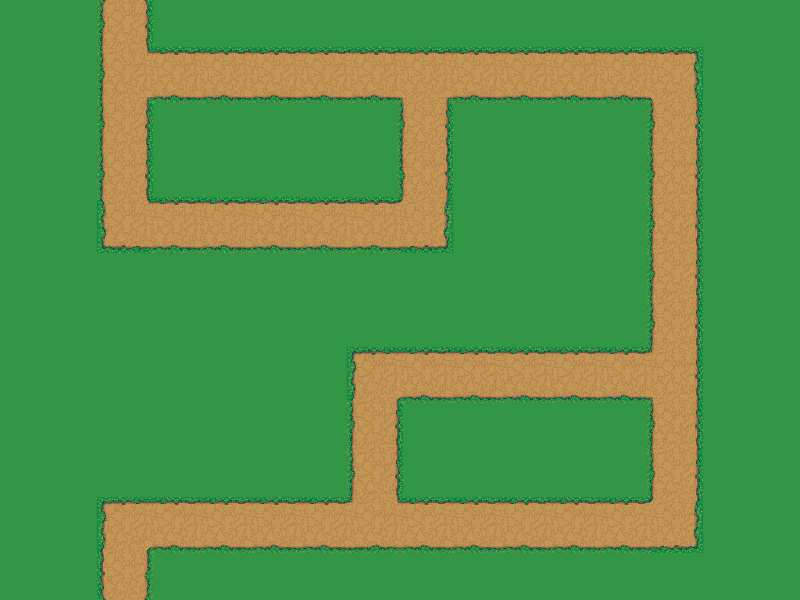
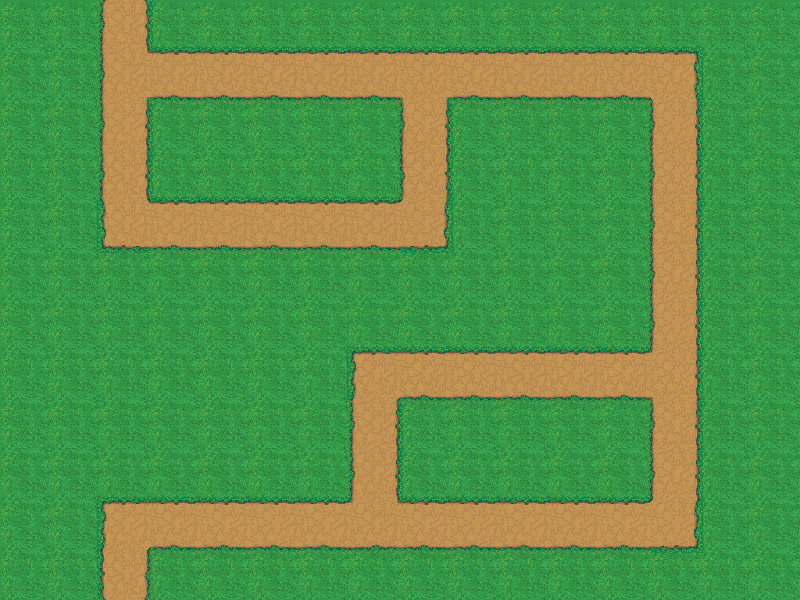
Layers edited between the first and the second 800 x 600 image:
added layer "Camada 7 copiar" above "Camada 50" over (0, 1, 800, 600)
